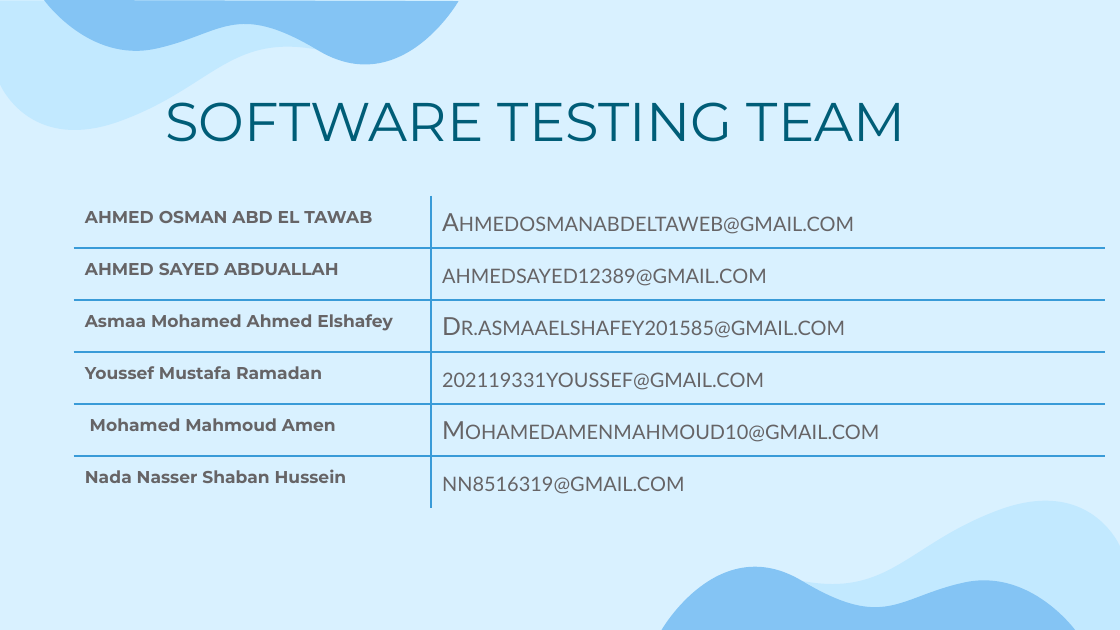
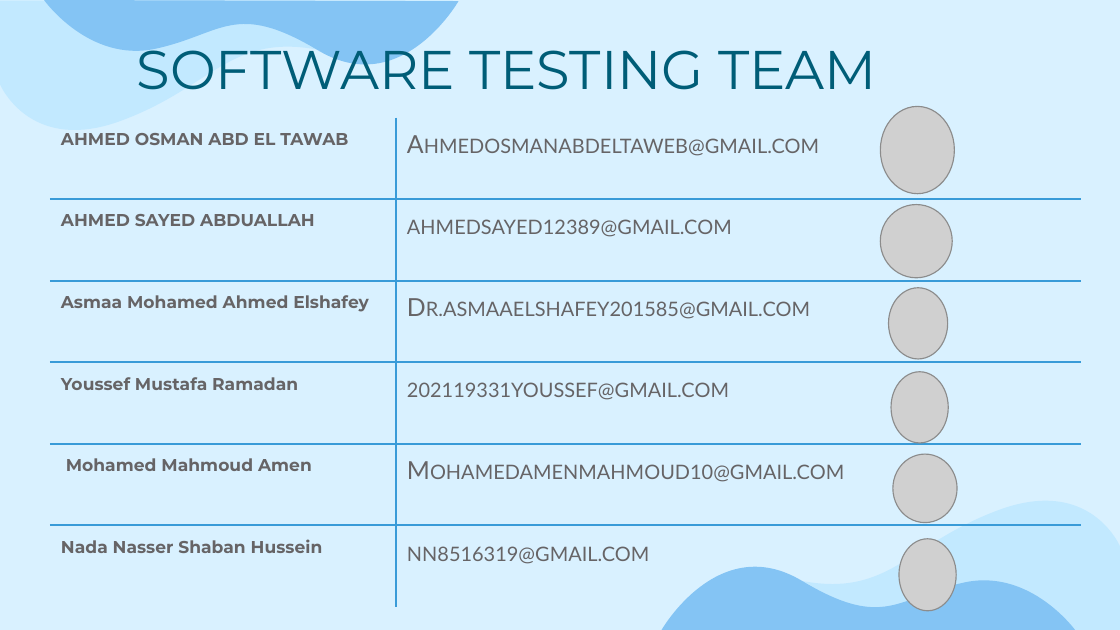
Before and after one commit to Ahmedosman2020/Graduation-project, a slide deck: slide 2 of SOFTWARE TESTING PROJECT GOBUS WEBSITE.pptx. Drawn at 1120x630 pixels with LibreOffice and Linux fonts; fonts in the diff are those of the drawing; grey boxes stand for pictures; background and template pictures are left out. Boxes give left, top, right and bottom in pixels: in the first picture for what was removed or moved away, otherwise in the second. Text is boxed around its words. In the diff, an @@ line names an element or a change of style, - is before the commit and + after.

```diff
--- a/SOFTWARE TESTING PROJECT GOBUS WEBSITE.pptx
+++ b/SOFTWARE TESTING PROJECT GOBUS WEBSITE.pptx
@@ title "SOFTWARE TESTING TEAM" rewrapped from bbox=[165, 102, 906, 142] to bbox=[137, 36, 877, 90] @@
@@ table: place and size @@
-table at bbox=[74, 196, 1105, 510]
+table at bbox=[49, 118, 1081, 607]
@@ picture added at bbox=[880, 106, 954, 194] @@
@@ picture added at bbox=[880, 205, 952, 278] @@
@@ picture added at bbox=[888, 288, 948, 360] @@
@@ picture added at bbox=[892, 372, 949, 444] @@
@@ picture added at bbox=[893, 454, 956, 522] @@
@@ picture added at bbox=[899, 539, 956, 610] @@
```
Also in this commit, not shown: 1 other slide changed, 1 other file.
